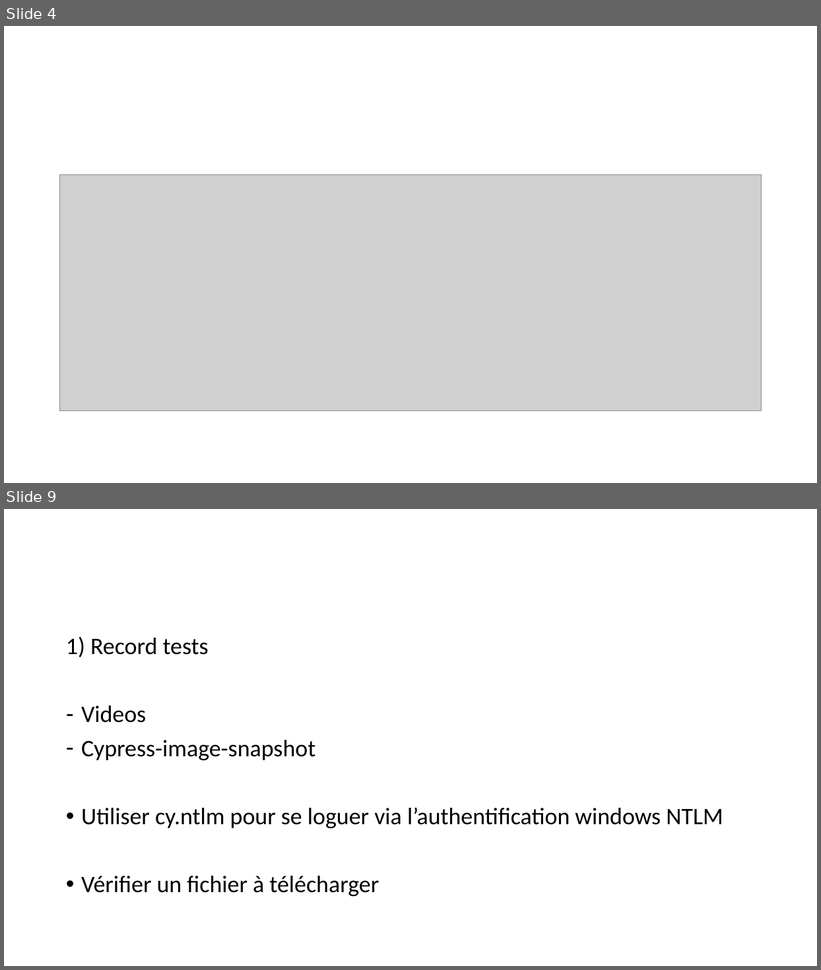
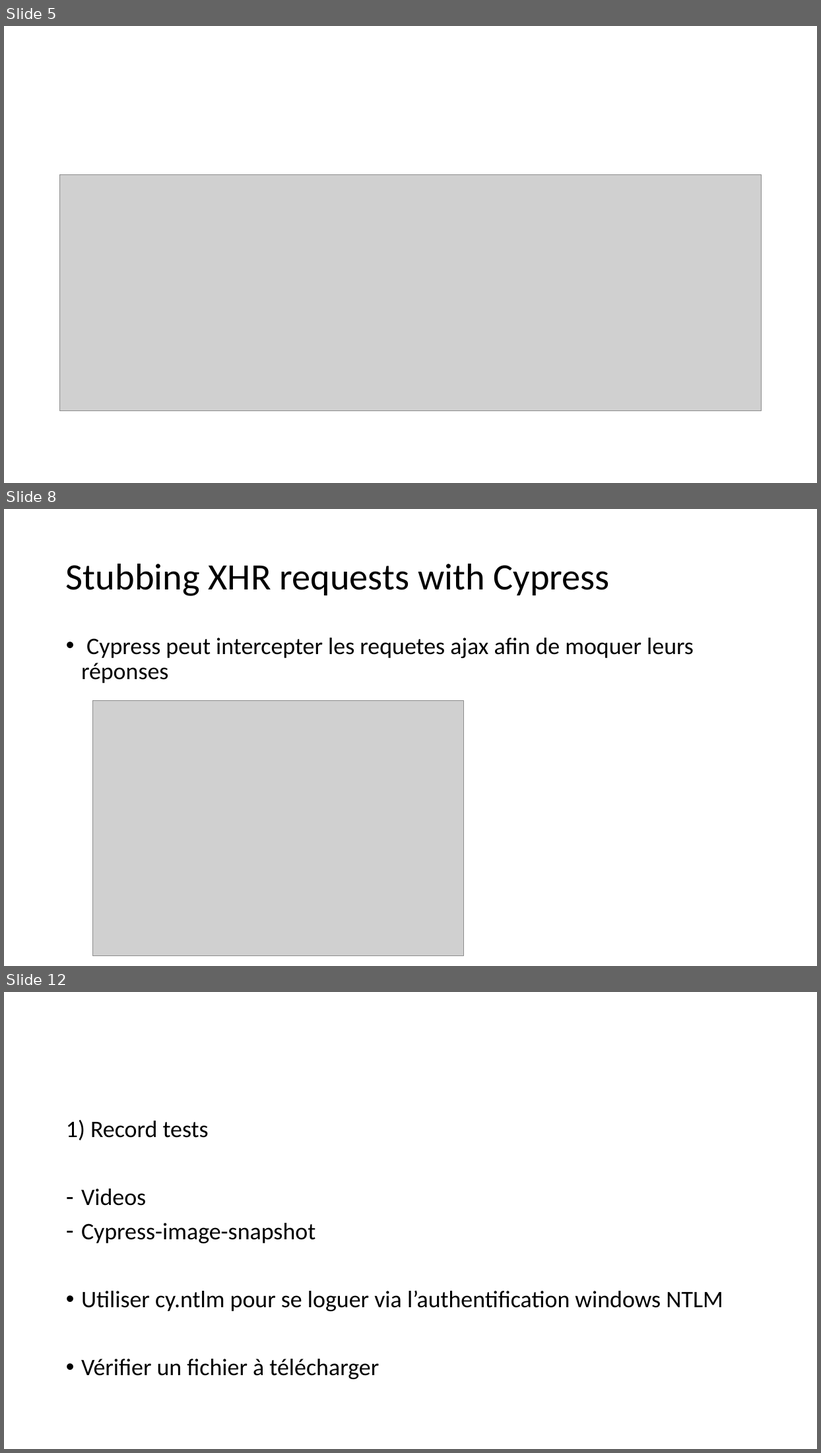
Before and after one commit to seblast312/cypress_youtube, a slide deck: Cypress.pptx. Shown one above the other, each under a label of ours: slides 4 and 9 before the commit, slides 5, 8 and 12 after it; the slides between them are not shown. The pictures are 821x970 and 821x1453 pixels, drawn with LibreOffice and Linux fonts; fonts in the diff are those of the drawing; grey boxes stand for pictures. Boxes give left, top, right and bottom in pixels: in the first picture for what was removed or moved away, otherwise in the second. Text is boxed around its words. In the diff, an @@ line names an element or a change of style, - is before the commit and + after.

```diff
--- a/Cypress.pptx
+++ b/Cypress.pptx
@@ slide 8 added at [4, 509, 817, 966], background #FFFFFF @@
@@ title added at [66, 563, 610, 596], 44 pt, text #000000 @@
+Stubbing XHR requests with Cypress
@@ text added at [81, 638, 694, 683], 28 pt, text #000000 @@
+• Cypress peut intercepter les requetes ajax afin de moquer leurs réponses
@@ picture added at [93, 701, 464, 956] @@
@@ what was slide 4 is now slide 5 @@
@@ what was slide 9 is now slide 12 @@
```
Also in this commit, not shown: 6 slides changed, 2 other slides added, 1 other file.
